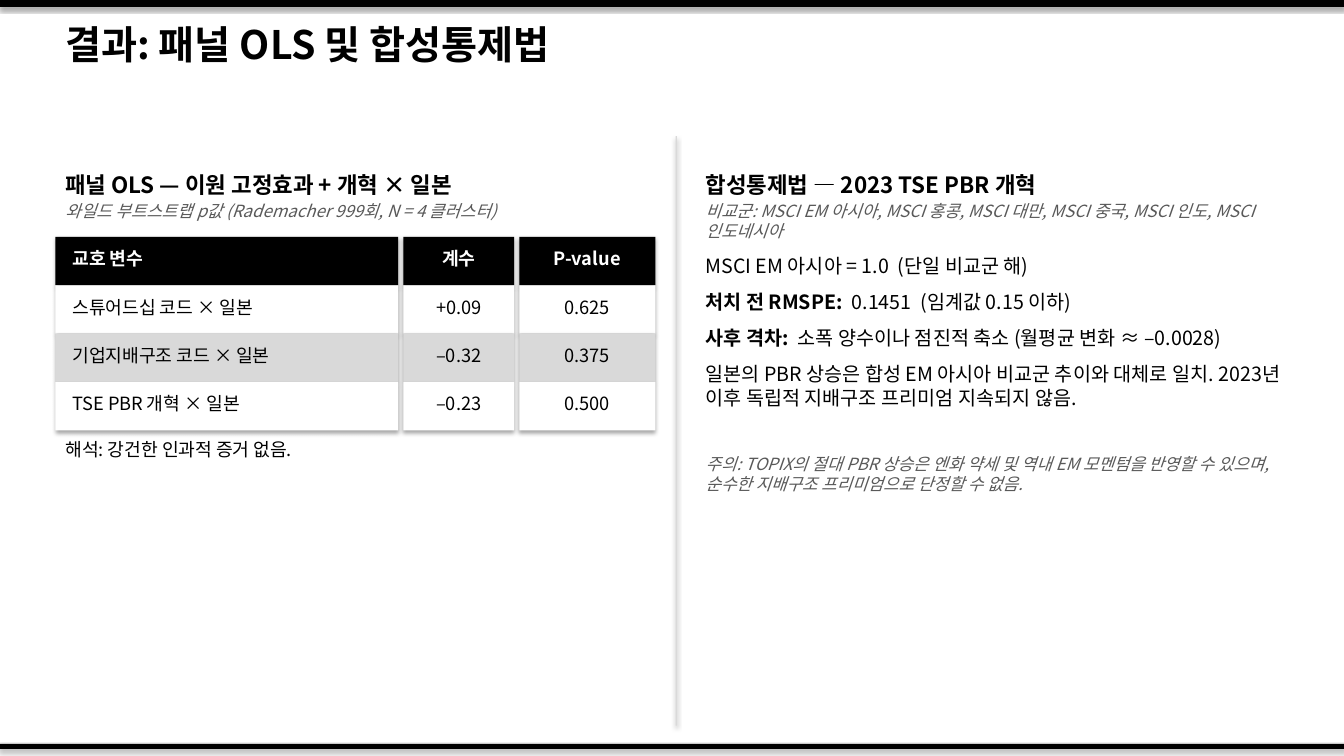
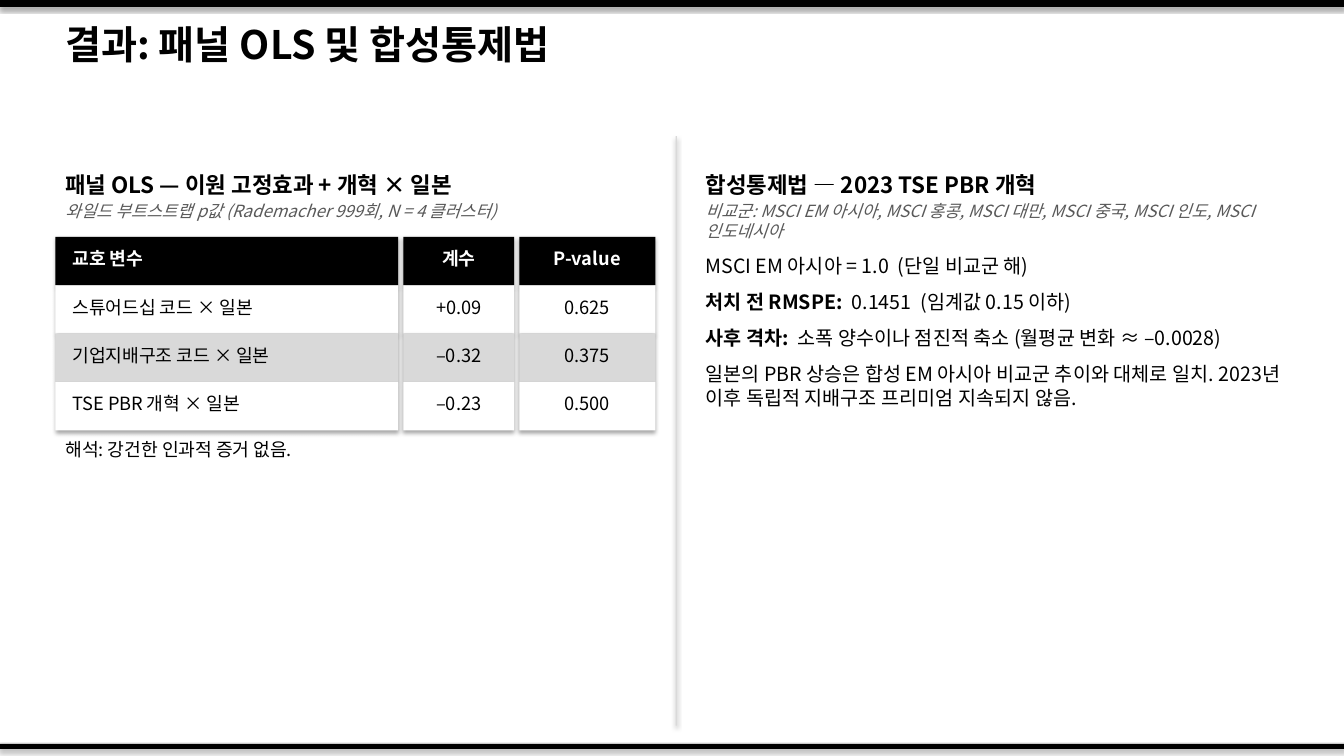
Before and after one commit to dandan002/kor-discount, a slide deck: slide 7 of output/korea_discount_slides_korean.pptx. Drawn at 1344x756 pixels with LibreOffice and Linux fonts; fonts in the diff are those of the drawing. Boxes give left, top, right and bottom in pixels: in the first picture for what was removed or moved away, otherwise in the second. Text is boxed around its words. In the diff, an @@ line names an element or a change of style, - is before the commit and + after.

```diff
--- a/output/korea_discount_slides_korean.pptx
+++ b/output/korea_discount_slides_korean.pptx
@@ text at (x1=706, y1=456, x2=1269, y2=492): paragraph removed @@
-주의: TOPIX의 절대 PBR 상승은 엔화 약세 및 역내 EM 모멘텀을 반영할 수 있으며, 순수한 지배구조 프리미엄으로 단정할 수 없음.
```
Also in this commit, not shown: 4 other slides changed, 5 other files.
